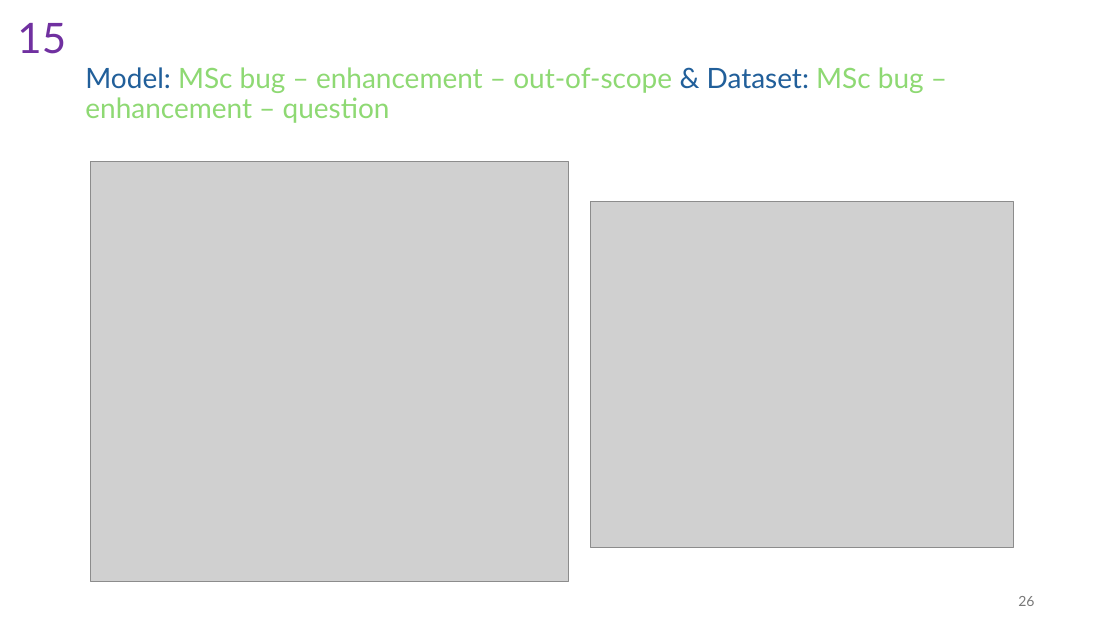
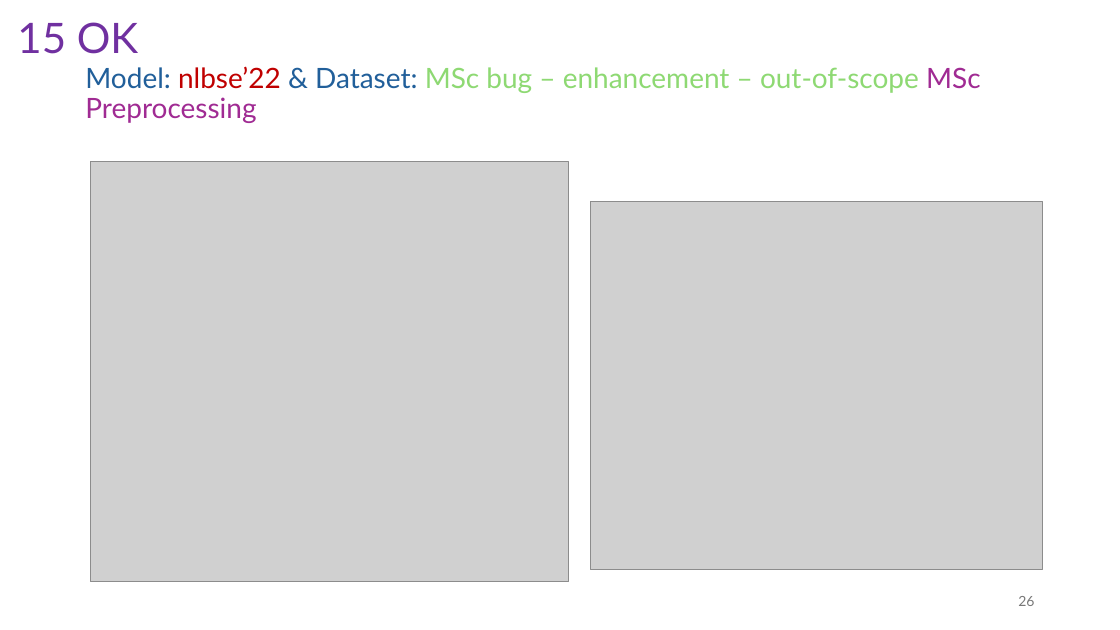
Before and after one commit to isdeniz/results-2406, a slide deck: slide 27 of Summary-2406.pptx. Drawn at 1120x630 pixels with LibreOffice and Linux fonts; fonts in the diff are those of the drawing; grey boxes stand for pictures. Boxes give left, top, right and bottom in pixels: in the first picture for what was removed or moved away, otherwise in the second. Text is boxed around its words. In the diff, an @@ line names an element or a change of style, - is before the commit and + after.

```diff
--- a/Summary-2406.pptx
+++ b/Summary-2406.pptx
@@ text at (x1=17, y1=22, x2=138, y2=54): text changed @@
-15
+15 OK
@@ text at (x1=85, y1=66, x2=980, y2=123): text changed @@
-Model: MSc bug – enhancement – out-of-scope & Dataset: MSc bug – enhancement – question
+Model: nlbse’22 & Dataset: MSc bug – enhancement – out-of-scope MSc Preprocessing
@@ picture resized from (x1=591, y1=202, x2=1013, y2=548) to (x1=591, y1=202, x2=1044, y2=570) @@
```
Also in this commit, not shown: 11 other slides changed, 3 slides added.
